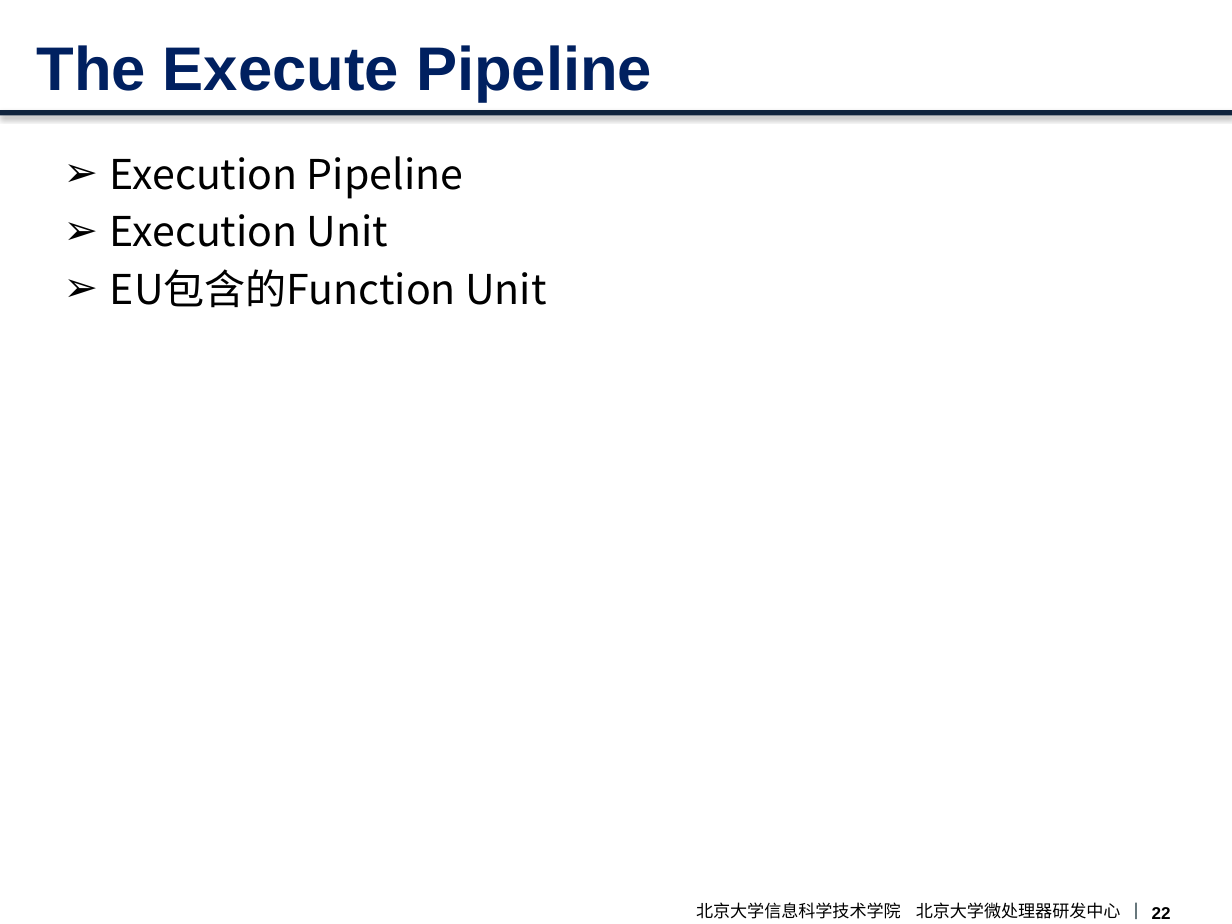
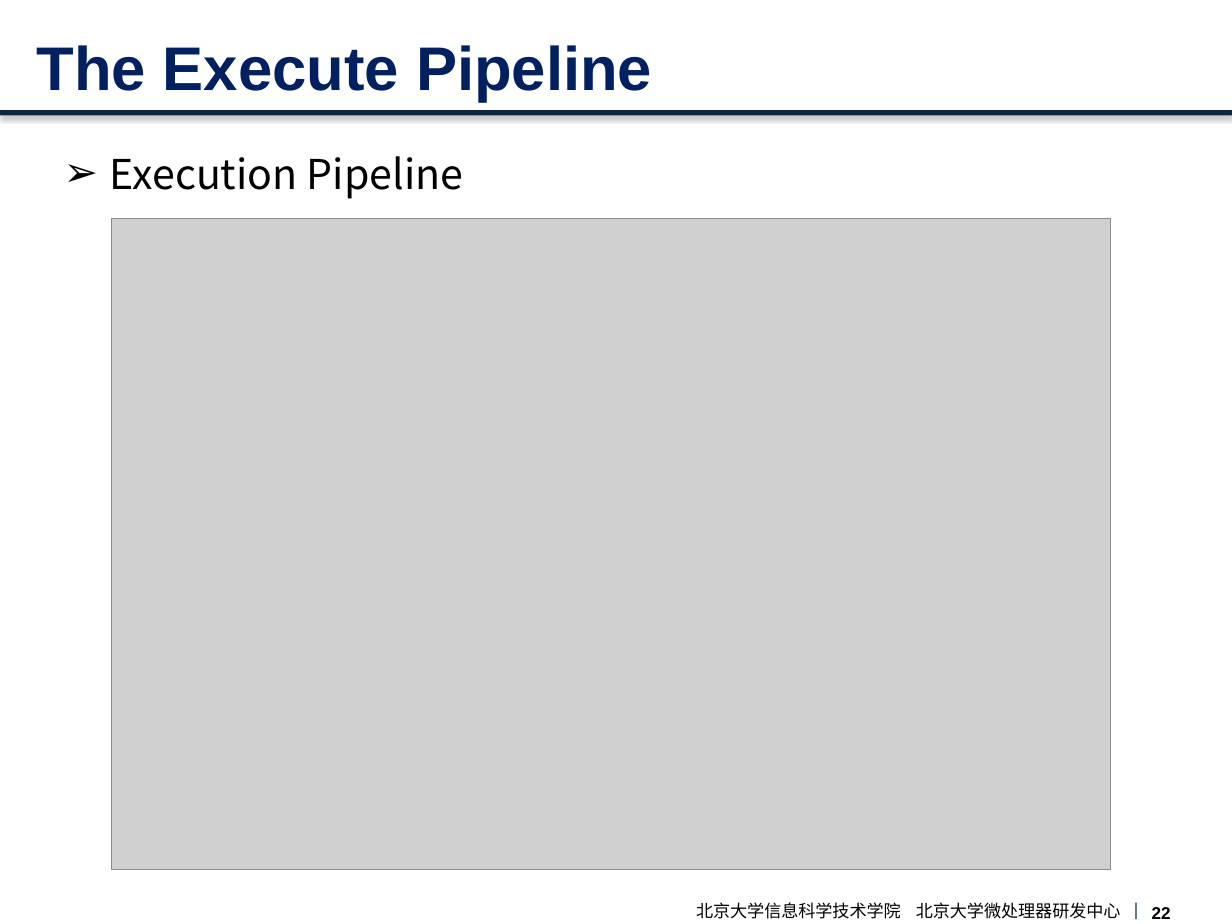
Before and after one commit to CodeATA/Docs, a slide deck: slide 23 of boom overview.pptx. Drawn at 1232x924 pixels with LibreOffice and Linux fonts; fonts in the diff are those of the drawing; grey boxes stand for pictures; background and template pictures are left out. Boxes give left, top, right and bottom in pixels: in the first picture for what was removed or moved away, otherwise in the second. Text is boxed around its words. In the diff, an @@ line names an element or a change of style, - is before the commit and + after.

Commit message:
ppt

```diff
--- a/boom overview.pptx
+++ b/boom overview.pptx
@@ text at <box>110,214,546,308</box>: paragraphs removed @@
-➢ Execution Unit
-➢ EU包含的Function Unit
@@ picture added at <box>112,218,1111,869</box> @@
```
Also in this commit, not shown: 1 other slide changed, 8 slides added.
